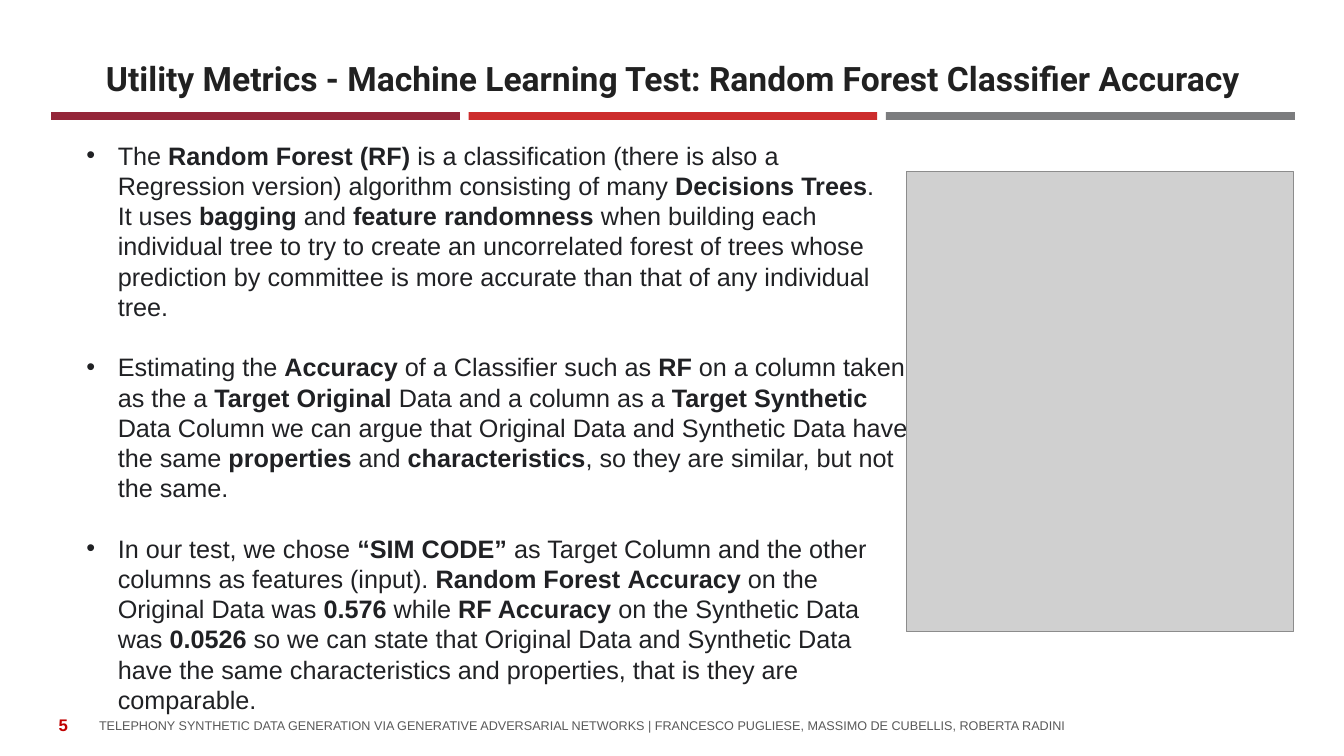
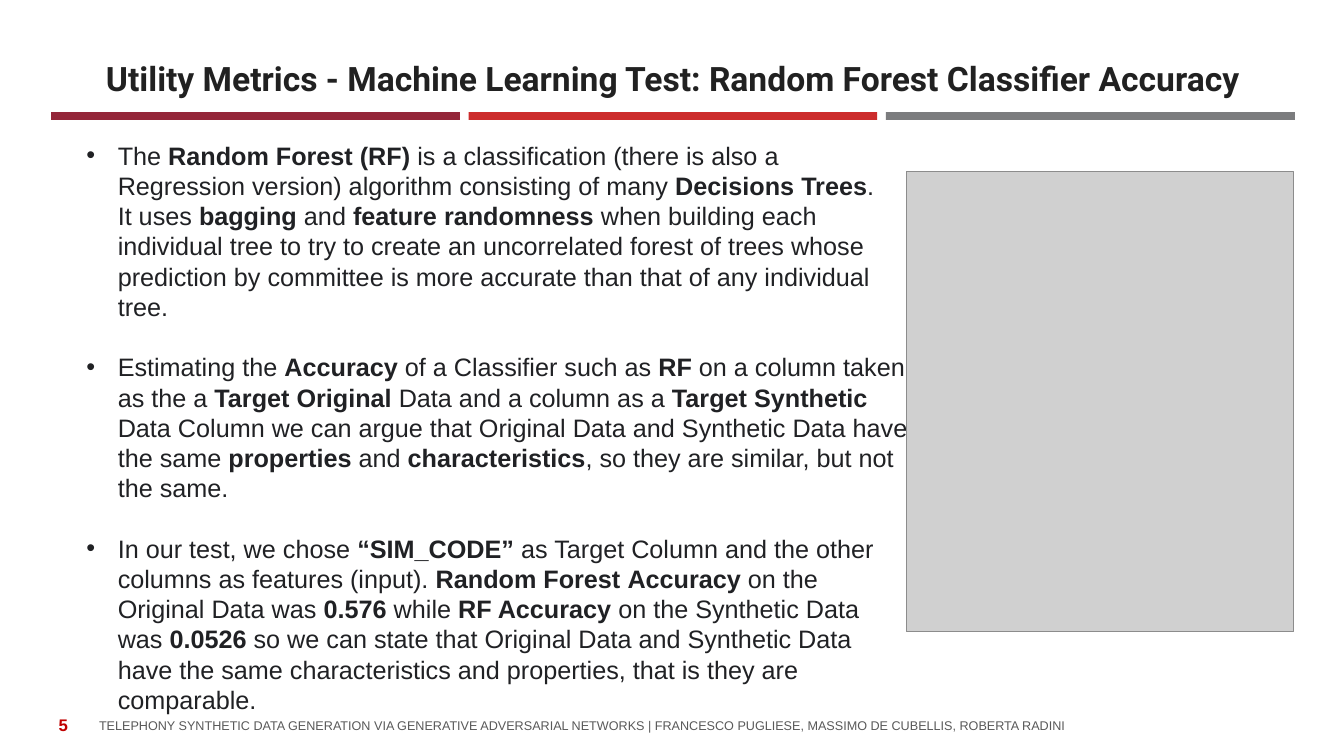
Before and after one commit to istat-methodology/Synthetic_Data, a slide deck: slide 5 of Presentations/Telephony Synthetic Data Generation via GANs.pptx. Drawn at 1344x756 pixels with LibreOffice and Linux fonts; fonts in the diff are those of the drawing; grey boxes stand for pictures; background and template pictures are left out. Boxes give left, top, right and bottom in pixels: in the first picture for what was removed or moved away, otherwise in the second. Text is boxed around its words. In the diff, an @@ line names an element or a change of style, - is before the commit and + after.

```diff
--- a/Presentations/Telephony Synthetic Data Generation via GANs.pptx
+++ b/Presentations/Telephony Synthetic Data Generation via GANs.pptx
@@ text at <box>118,539,873,715</box>: text changed @@
-• In our test, we chose “SIM CODE” as Target Column and the other columns as features (input). Random Forest Accuracy on the Original Data was 0.576 while RF Accuracy on the Synthetic Data was 0.0526 so we can state that Original Data and Synthetic Data have the same characteristics and properties, that is they are comparable.
+• In our test, we chose “SIM_CODE” as Target Column and the other columns as features (input). Random Forest Accuracy on the Original Data was 0.576 while RF Accuracy on the Synthetic Data was 0.0526 so we can state that Original Data and Synthetic Data have the same characteristics and properties, that is they are comparable.
```
Also in this commit, not shown: 6 other slides changed, 2 slides added, 1 slide removed, 1 other file.
